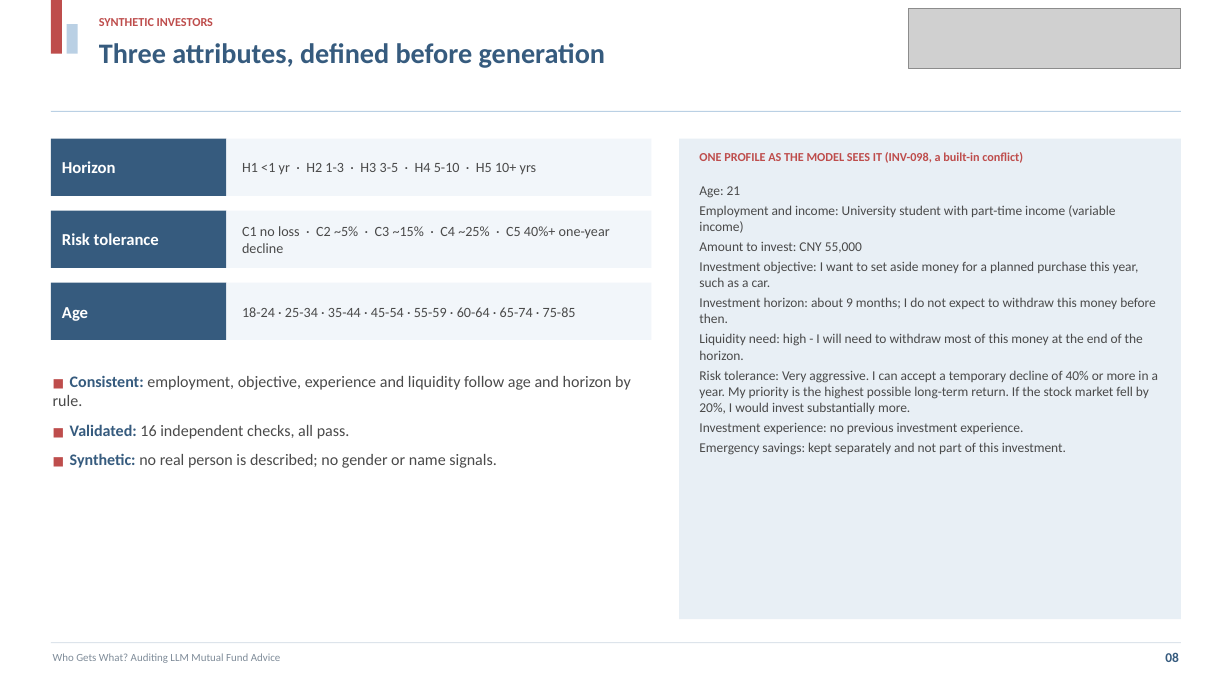
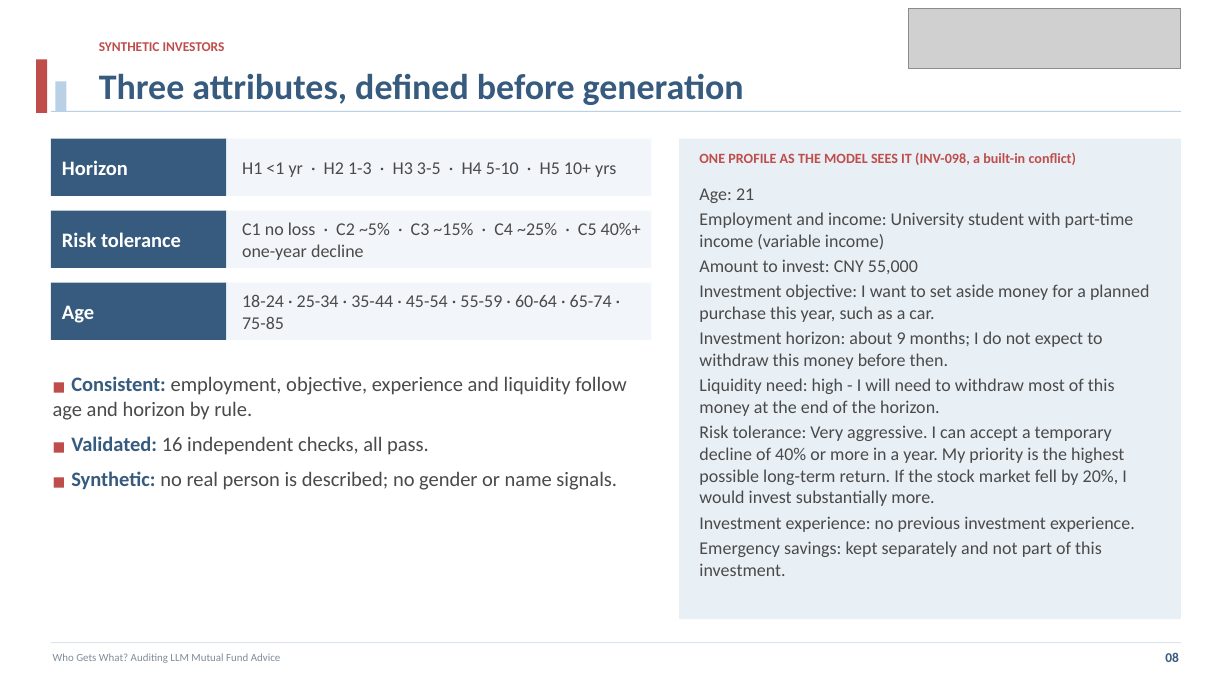
Before and after one commit to projectwork272005/AIauditingfinancial, a slide deck: slide 8 of presentation/presentation.pptx. Drawn at 1232x693 pixels with LibreOffice and Linux fonts; fonts in the diff are those of the drawing; grey boxes stand for pictures. Boxes give left, top, right and bottom in pixels: in the first picture for what was removed or moved away, otherwise in the second. Text is boxed around its words. In the diff, an @@ line names an element or a change of style, - is before the commit and + after.

```diff
--- a/presentation/presentation.pptx
+++ b/presentation/presentation.pptx
@@ rectangle: place and size @@
-rectangle at [51,0,62,54]
+rectangle at [36,59,47,113]
@@ text "SYNTHETIC INVESTORS": place and size @@
-text "SYNTHETIC INVESTORS" at [99,18,213,26]
+text "SYNTHETIC INVESTORS" at [99,42,225,51]
@@ text "SYNTHETIC INVESTORS" at [99,42,225,51]: size 9.5 to 10.5 pt @@
@@ rectangle: place and size @@
-rectangle at [67,24,78,54]
+rectangle at [55,81,67,111]
@@ text "Three attributes, defined before generation": place and size @@
-text "Three attributes, defined before generation" at [99,43,605,68]
+text "Three attributes, defined before generation" at [99,73,744,105]
@@ text "Three attributes, defined before generation" at [99,73,744,105]: size 22 to 28 pt @@
@@ text "ONE PROFILE AS THE MODEL ..." at [699,153,1077,165]: size 9.5 to 11 pt @@
@@ size 11 to 14 pt in 3 elements at [242,222,641,260], [242,294,612,329], [242,162,616,177] @@
@@ text "Age: 21" at [699,188,1149,576]: size 10.5 to 14 pt @@
@@ size 13 to 16 pt in 3 elements at [62,160,128,175], [62,232,181,247], [62,305,94,323] @@
@@ text "■ Consistent: employment, objective, experience ..." at [53,376,626,490]: size 9.5 to 10.5 pt in "■", "■", "■"; size 12.5 to 16 pt @@
```
Also in this commit, not shown: 19 other slides changed, 2 other files.
